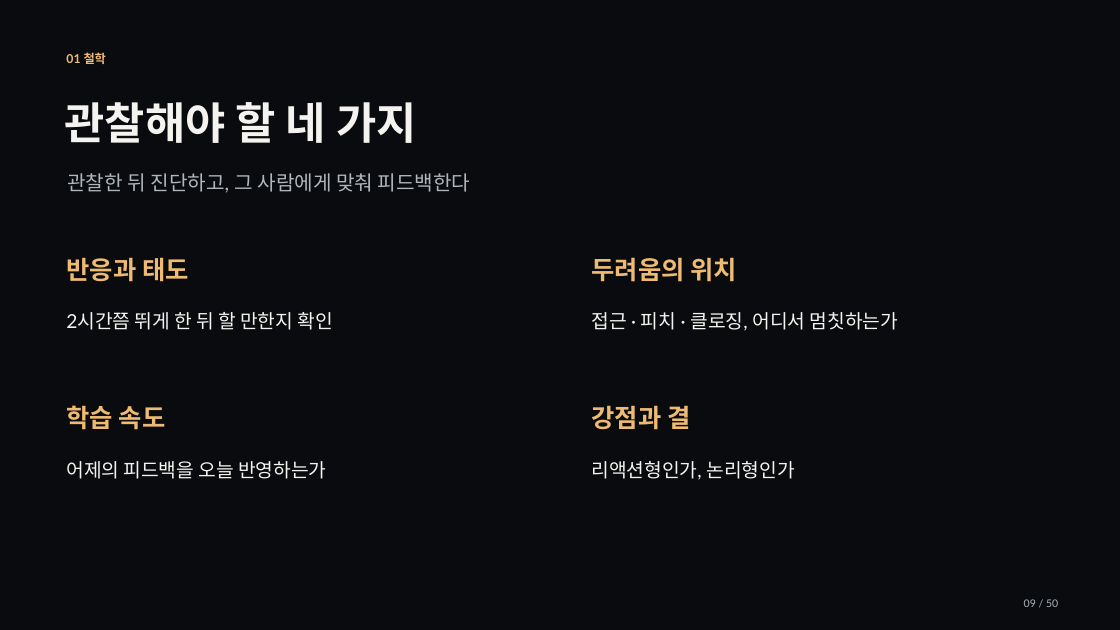
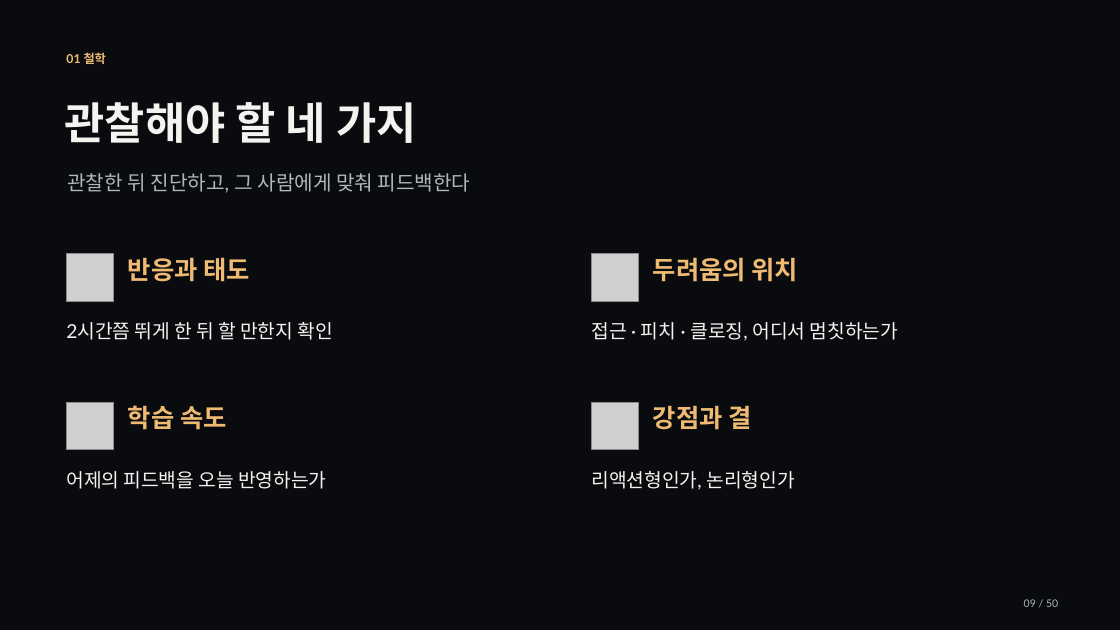
Before and after one commit to jaeyoung5178-bot/Presence, a slide deck: slide 9 of education/training/signature/training-signature.pptx. Drawn at 1120x630 pixels with LibreOffice and Linux fonts; fonts in the diff are those of the drawing; grey boxes stand for pictures. Boxes give left, top, right and bottom in pixels: in the first picture for what was removed or moved away, otherwise in the second. Text is boxed around its words. In the diff, an @@ line names an element or a change of style, - is before the commit and + after.

```diff
--- a/education/training/signature/training-signature.pptx
+++ b/education/training/signature/training-signature.pptx
@@ picture added at bbox=[66, 254, 113, 301] @@
@@ text "반응과 태도": place and size @@
-text "반응과 태도" at bbox=[66, 257, 189, 282]
+text "반응과 태도" at bbox=[128, 257, 250, 282]
@@ picture added at bbox=[592, 254, 639, 301] @@
@@ text "두려움의 위치": place and size @@
-text "두려움의 위치" at bbox=[591, 257, 737, 282]
+text "두려움의 위치" at bbox=[653, 257, 799, 282]
@@ text "2시간쯤 뛰게 한 뒤 할 ...": place and size @@
-text "2시간쯤 뛰게 한 뒤 할 ..." at bbox=[66, 312, 332, 330]
+text "2시간쯤 뛰게 한 뒤 할 ..." at bbox=[66, 322, 332, 340]
@@ text "접근 · 피치 · 클로징, ...": place and size @@
-text "접근 · 피치 · 클로징, ..." at bbox=[591, 312, 898, 331]
+text "접근 · 피치 · 클로징, ..." at bbox=[591, 322, 898, 341]
@@ picture added at bbox=[66, 402, 113, 450] @@
@@ text "학습 속도": place and size @@
-text "학습 속도" at bbox=[66, 405, 166, 430]
+text "학습 속도" at bbox=[128, 405, 227, 430]
@@ picture added at bbox=[592, 402, 639, 450] @@
@@ text "강점과 결": place and size @@
-text "강점과 결" at bbox=[591, 405, 690, 430]
+text "강점과 결" at bbox=[653, 405, 751, 430]
@@ text "어제의 피드백을 오늘 반영하는가": place and size @@
-text "어제의 피드백을 오늘 반영하는가" at bbox=[66, 461, 326, 479]
+text "어제의 피드백을 오늘 반영하는가" at bbox=[66, 471, 326, 489]
@@ text "리액션형인가, 논리형인가": place and size @@
-text "리액션형인가, 논리형인가" at bbox=[591, 461, 795, 480]
+text "리액션형인가, 논리형인가" at bbox=[591, 471, 795, 490]
```
Also in this commit, not shown: 24 other slides changed, 34 other files.
